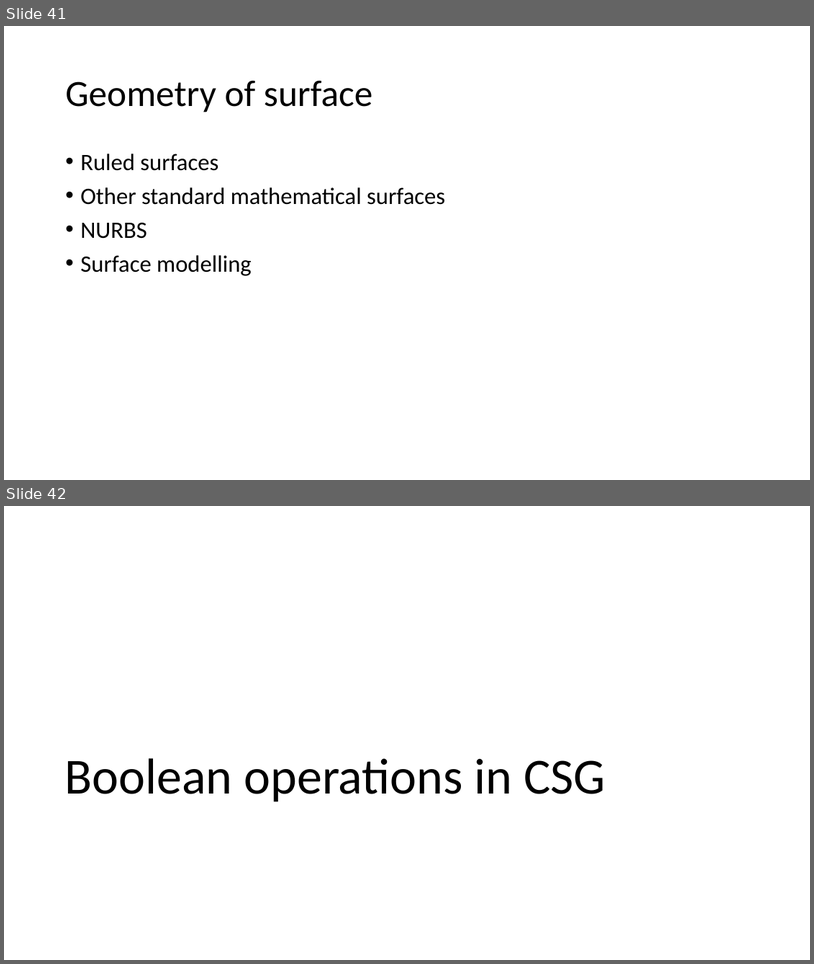
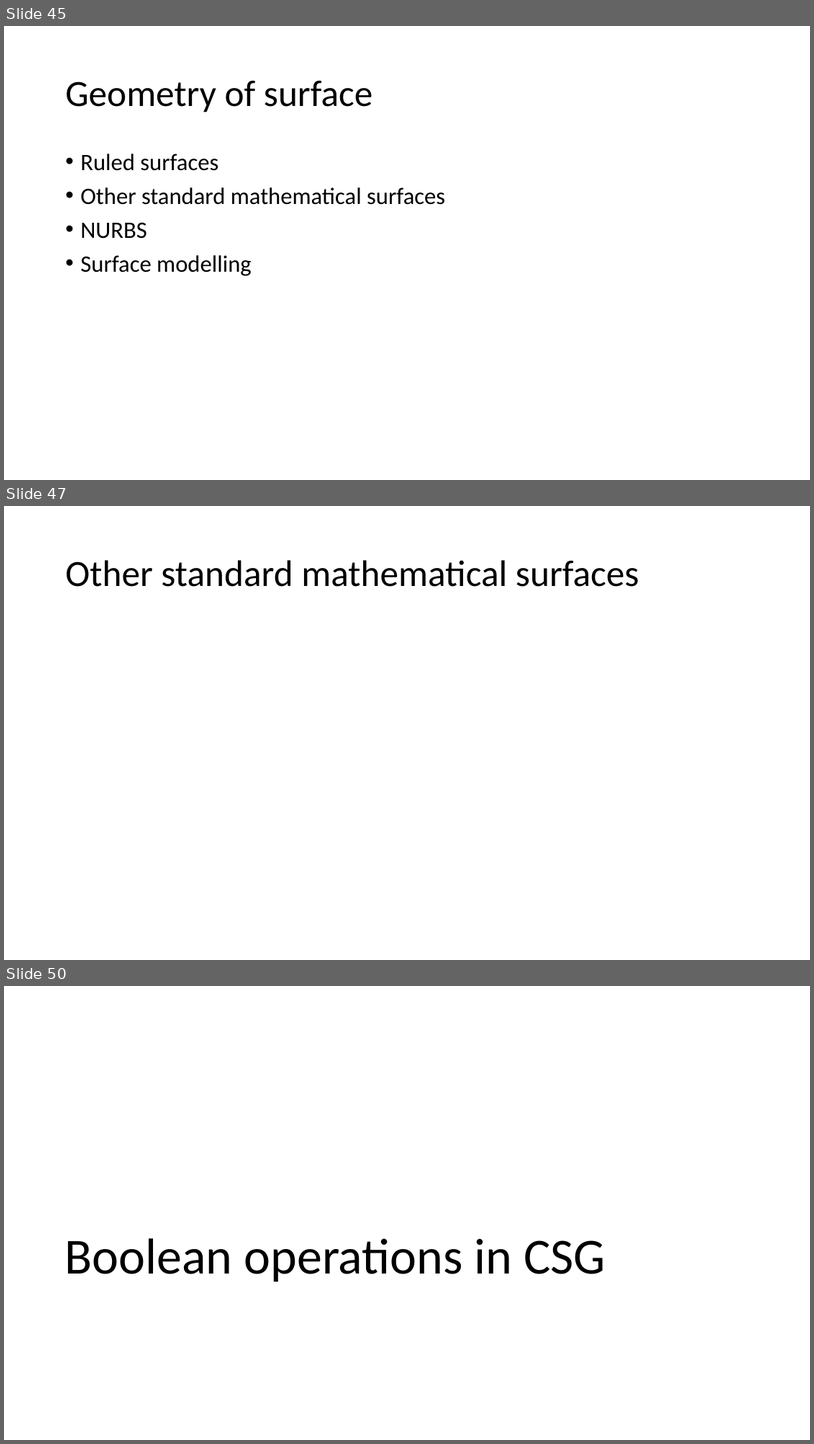
Before and after one commit to Jinny-Ching/cad_cam_course, a slide deck: CAD_CAM.pptx. Shown one above the other, each under a label of ours: slides 41 and 42 before the commit, slides 45, 47 and 50 after it; the slides between them are not shown. The pictures are 814x964 and 814x1444 pixels, drawn with LibreOffice and Linux fonts; fonts in the diff are those of the drawing. Boxes give left, top, right and bottom in pixels: in the first picture for what was removed or moved away, otherwise in the second. Text is boxed around its words. In the diff, an @@ line names an element or a change of style, - is before the commit and + after.

```diff
--- a/CAD_CAM.pptx
+++ b/CAD_CAM.pptx
@@ slide 47 added at (4,506,810,960), background #FFFFFF @@
@@ title added at (65,560,639,587), 44 pt, text #000000 @@
+Other standard mathematical surfaces
@@ what was slide 41 is now slide 45 @@
@@ what was slide 42 is now slide 50 @@
```
Also in this commit, not shown: 7 slides changed, 8 other slides added, 1 slide removed.
